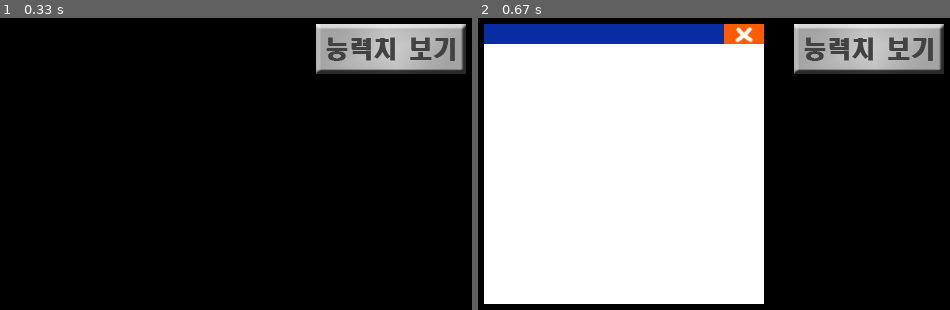
Above: before the commit, frames 1-2 (left to right).
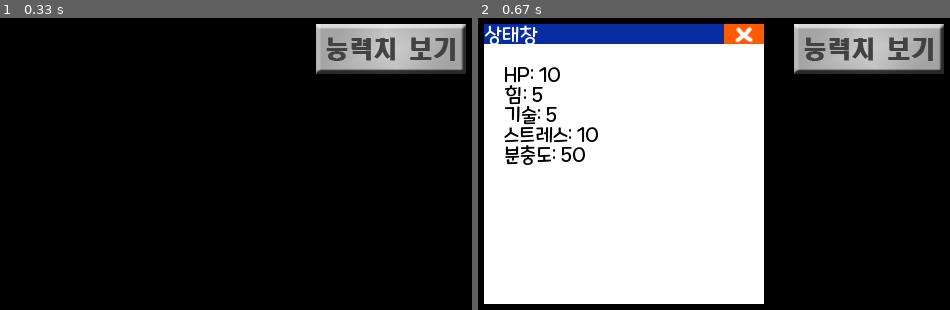
Above: after the commit, the same moments.

Repository: leejisung/pygame_training_simulation
Game: pygame game, started from 시험용 매인창 표현/ddd.py
Same seed, same stepped clock (60 frames per second), same inputs: the game is played once before the commit and once after it.
Inputs (mouse positions are in pixels of both pictures, inside the frame that each line leads up to):
- Up to frame 1 (0.33 s): no input
- Up to frame 2 (0.67 s): click (869, 50) at 0.38 s

Frame 1 is identical in both runs. In frame 2, 1.9% of the frame differs, in the area x 1-26%, y 2-51%.

Commit message:
스테이터스 창

Diff:
--- a/시험용 매인창 표현/ddd.py
+++ b/시험용 매인창 표현/ddd.py
@@ -18,7 +18,7 @@
 def update():
     pg.display.update()
 
-class icon():
+class icon_making():
     def __init__(self, img, xy):
         self.img = img
         self.xy = xy
@@ -29,34 +29,55 @@
         board.blit(self.img, self.xy)
     def click_event(self, event):
         self.event = event
-class window(icon):
+class window_making(icon_making):
     def blit(self):
         global buttons
         self.cxy = (self.x+240,self.y)
         board.blit(self.img, self.xy)
-        close = icon(close_button, self.cxy)
+        close = icon_making(close_button, self.cxy)
         close.event = close_window
         buttons.append(close)
         close.blit()
-
+class data_making():
+    def __init__(self):
+        self.hp = 10
+        self.strength = 5
+        self.tec = 5
+        self.stress = 10
+        self.dung = 50
+        self.day = 1
 
 def board_start():
     board.blit(dark,(0,0))
     status_button.blit()
 def status_window_open():
-    status_window.blit()
+    white_window.blit()
+    name = font.render("상태창",True,(255,255,255))
+    hp = font.render("HP: "+str(data.hp),True,(0,0,0))
+    strength = font.render("힘: "+str(data.strength),True,(0,0,0))
+    tec = font.render("기술: "+str(data.tec),True,(0,0,0))
+    stress = font.render("스트레스: "+str(data.stress),True,(0,0,0))
+    dung = font.render("분충도: "+str(data.dung),True,(0,0,0))
+    board.blit(name,(20,20))
+    board.blit(hp,(40,60))
+    board.blit(strength,(40,80))
+    board.blit(tec,(40,100))
+    board.blit(stress,(40,120))
+    board.blit(dung,(40,140))
 def close_window():
     global buttons
     del buttons[-1]
     board_start()
-
-status_button= icon(status_button_img, (330,20))
+data = data_making()
+status_button= icon_making(status_button_img, (330,20))
 status_button.event = status_window_open
-status_window = window(base_window, (20,20))
+white_window = window_making(base_window, (20,20))
 
 ################
 board_start()
-#status_window_open()
+
+
+
 update()
 
 buttons =[status_button]
Binary file added: 시험용 매인창 표현/make_plan.png
Binary file added: 시험용 매인창 표현/talk.png
